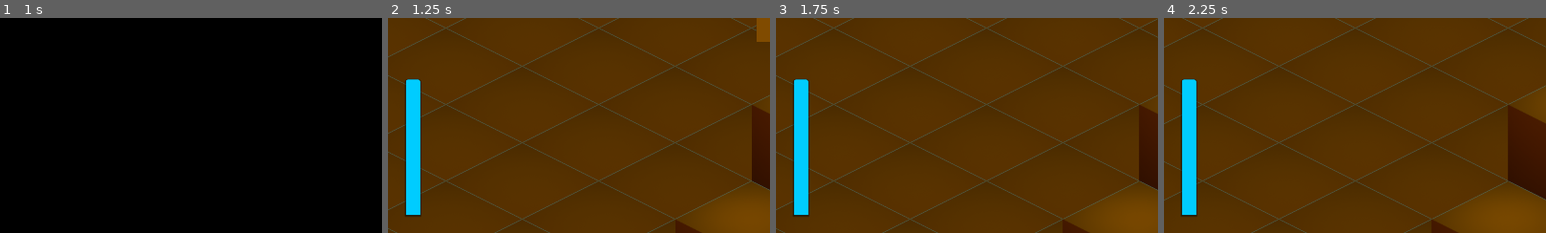
Above: before the commit, frames 1-4 (left to right).
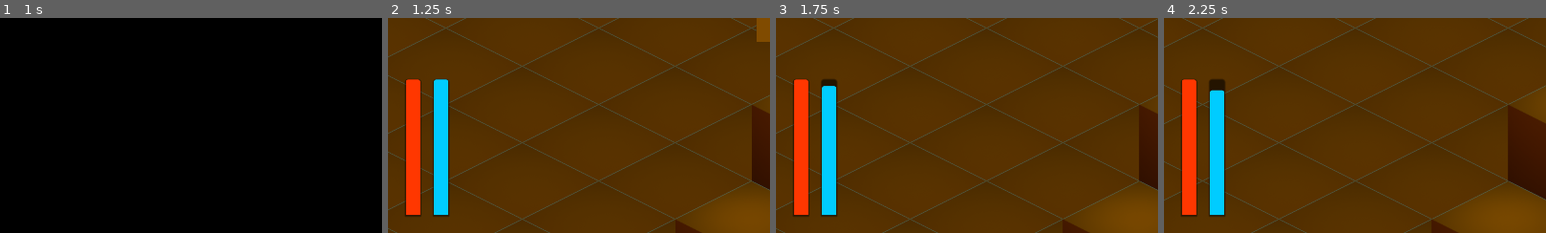
Above: after the commit, the same moments.

Repository: lorentzo/jagoda-jam
Game: Godot game, scene res://Scenes/MainMenu.tscn
Same seed, same stepped clock (60 frames per second), same inputs: the game is played once before the commit and once after it.
Inputs:
- Up to frame 1 (1 s): click "Play" at 0.5 s
- Up to frame 2 (1.25 s): no input
- Up to frame 3 (1.75 s): hold Right (walk-right) from 1.28 s (still down); hold Space (use-item) from 1.28 s (still down)
- Up to frame 4 (2.25 s): release Right (walk-right) at 2.03 s; release Space (use-item) at 2.03 s; hold Down (walk-down) from 2.03 s (still down); tap Space (use-item) at 2.1 s
The pictures show only the part of the screen within x 0-50%, y 50-100%; the shares and areas given below are measured in that part.

Frame 1 is identical in both runs. In frame 2, 5.2% of the frame differs, in the area x 4-16%, y 28-93%; in frame 3, 5.2%; in frame 4, 5.2%.

Commit message:
Limit plant water

Diff:
--- a/jagoda/Scenes/Game.gd
+++ b/jagoda/Scenes/Game.gd
@@ -26,6 +26,7 @@
 func _ready():
 	sun_intensity_changed.connect($Player.on_sun_intensity_changed)
 	$Player.player_freshness_changed.connect(self._on_player_freshness_changed)
+	$Player.player_plant_water_changed.connect(self._on_player_plant_water_changed)
 
 	day_changed.connect(self._on_day_changed)
 
@@ -44,6 +45,9 @@
 
 func _on_player_freshness_changed(freshness):
 	$HUD/PlayerFreshnessBar.value = freshness
+
+func _on_player_plant_water_changed(plant_water):
+	$HUD/ItemWaterBar.value = plant_water
 
 func _on_day_changed():
 	self.time_passed = 0
--- a/jagoda/Scenes/Game.tscn
+++ b/jagoda/Scenes/Game.tscn
@@ -15,6 +15,11 @@
 corner_radius_top_right = 4
 shadow_size = 3
 shadow_offset = Vector2(0, 1)
+
+[sub_resource type="StyleBoxFlat" id="StyleBoxFlat_o2npm"]
+bg_color = Color(1, 0.215686, 0, 1)
+corner_radius_top_left = 4
+corner_radius_top_right = 4
 
 [sub_resource type="StyleBoxFlat" id="StyleBoxFlat_ewus7"]
 bg_color = Color(0, 0.8, 1, 1)
@@ -87,9 +92,25 @@
 offset_bottom = -30.0
 grow_vertical = 0
 theme_override_styles/background = SubResource("StyleBoxFlat_31pxf")
+theme_override_styles/fill = SubResource("StyleBoxFlat_o2npm")
+step = 1.0
+value = 100.0
+fill_mode = 3
+show_percentage = false
+
+[node name="ItemWaterBar" type="ProgressBar" parent="HUD"]
+anchors_preset = 2
+anchor_top = 1.0
+anchor_bottom = 1.0
+offset_left = 77.0
+offset_top = -257.0
+offset_right = 101.0
+offset_bottom = -30.0
+grow_vertical = 0
+theme_override_styles/background = SubResource("StyleBoxFlat_31pxf")
 theme_override_styles/fill = SubResource("StyleBoxFlat_ewus7")
 step = 1.0
-value = 50.0
+value = 100.0
 fill_mode = 3
 show_percentage = false
 
--- a/jagoda/Scenes/Player.gd
+++ b/jagoda/Scenes/Player.gd
@@ -5,8 +5,10 @@
 const MAX_FRESHNESS_LOST_PER_SECOND = 1.0
 
 signal player_freshness_changed(freshness)
+signal player_plant_water_changed(plant_water)
 
 var freshness: float = 100
+var plant_water: float = 100
 var current_sun_intensity = 0
 var visible_plants: Dictionary = {}
 
@@ -26,11 +28,13 @@
 	elif Input.is_action_pressed("walk-down"):
 		walk_velocity.y = 1
 
-	if Input.is_action_pressed("use-item"):
+	if Input.is_action_pressed("use-item") and self.plant_water > 0:
 		if not $WaterParticles.emitting:
 			$WaterParticles.emitting = true
 		for plant in self.visible_plants.keys():
 			plant.refresh(5.0 * delta)
+		self.plant_water = max(self.plant_water - 10.0 * delta, 0)
+		self.player_plant_water_changed.emit(self.plant_water)
 	else:
 		if $WaterParticles.emitting:
 			$WaterParticles.emitting = false
Not shown: 1 places in jagoda/Scenes/Game.tscn that only renumber resources
